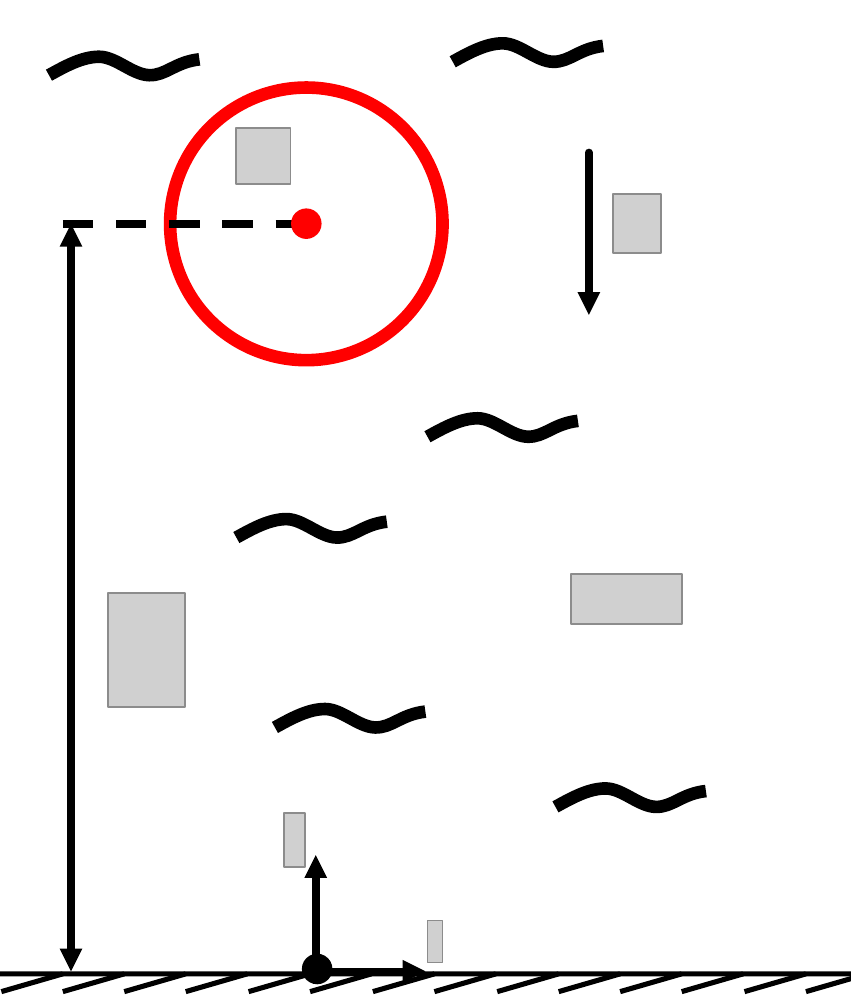
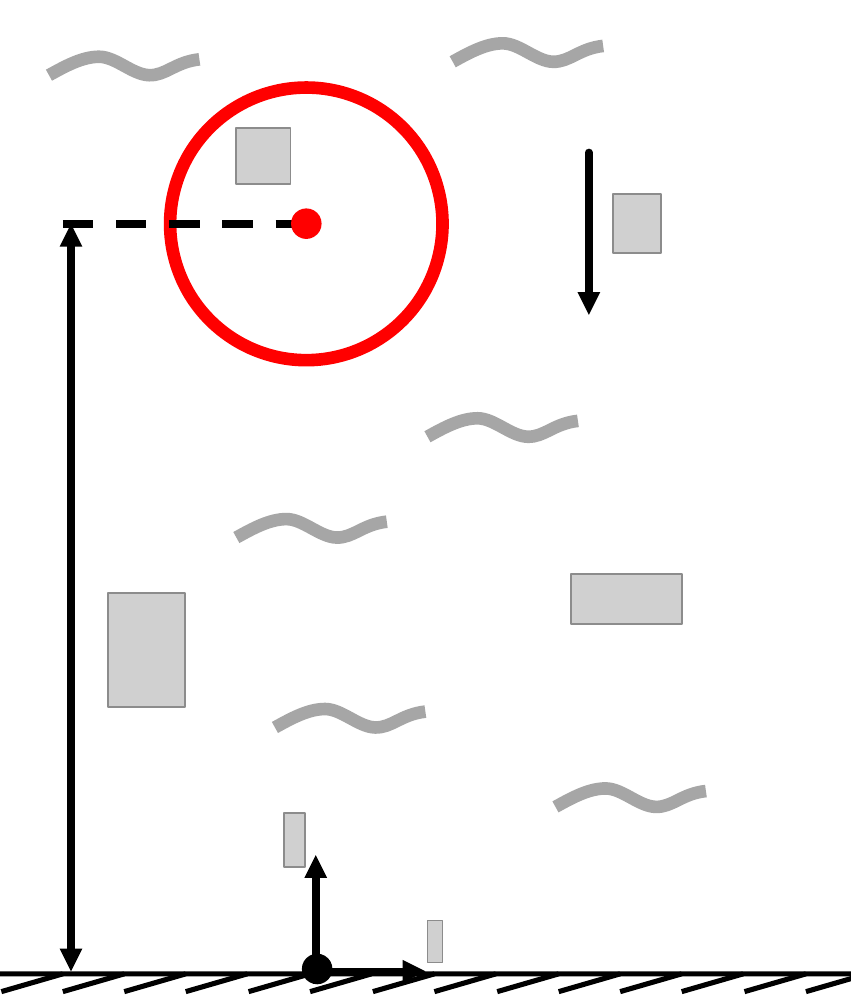
Before and after one commit to ruancomelli/Undergraduate-Thesis, a slide deck: slide 1 of images/falling_with_drag/illustration.pptx. Drawn at 851x1008 pixels with LibreOffice and Linux fonts; fonts in the diff are those of the drawing; grey boxes stand for pictures. Boxes give left, top, right and bottom in pixels: in the first picture for what was removed or moved away, otherwise in the second. Text is boxed around its words. In the diff, an @@ line names an element or a change of style, - is before the commit and + after.

```diff
--- a/images/falling_with_drag/illustration.pptx
+++ b/images/falling_with_drag/illustration.pptx
@@ outline #000000 5 pt to #A6A6A6 5 pt in 6 elements at box(428, 419, 579, 437), box(237, 519, 388, 538), box(49, 56, 200, 75), box(454, 44, 605, 62), box(556, 789, 707, 807), box(275, 709, 426, 727) @@
```
Also in this commit, not shown: 1 other file.
